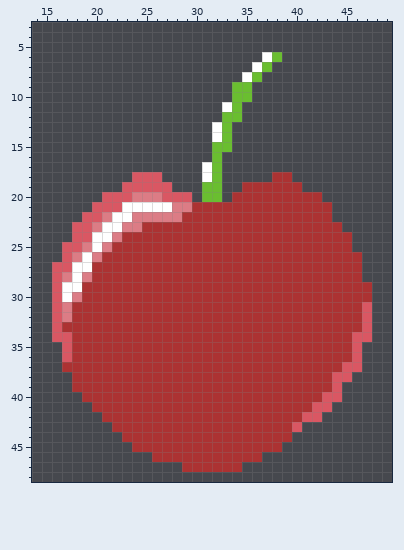
Pixel-art sprite: Assets/Sprites/AppleSprite - DigDig01.png. That is the earlier state.
The file is 64x64 pixels. Shown: x 14..49, y 3..48.
Now the later version:
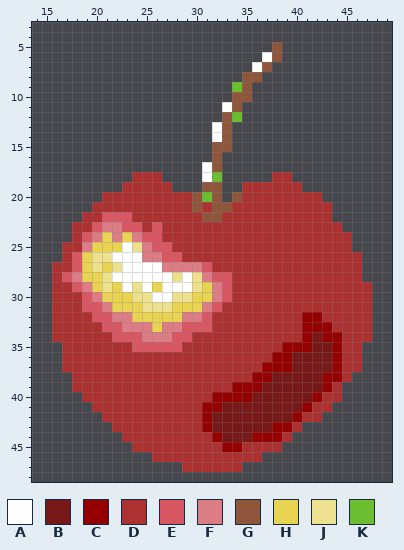
Palette (. is transparent): A #ffffff  B #771919  C #950000  D #ac3232  E #d95763  F #dc7c85  G #8f563b  H #e9d352  J #ede08f  K #6abe30
Commit: finare äpple
The edit:
y 5: x 38 . -> G
y 6: x 38 K -> G
y 7: x 37 K -> G
y 8: x 35..36 AK -> GG
y 9: x 35 K -> G
y 10: x 34..35 KK -> GG
y 11: x 34 K -> G
y 12..14: x 33 K -> G
y 15: x 32..33 KK -> GG
y 16..17: x 32 K -> G
y 18: x 24..26 EEE -> DDD
y 19: x 23..27 EEEEE -> DDDDD; x 31..32 KK -> GG
y 20: x 21..30 EEEFFFEEE. -> DDDDDDDDDG; x 32 K -> G; x 34 D -> G
y 21: x 20..30 EEEAAAAAFFD -> DDDDDDDDDDG; x 32..33 DD -> GG
y 22: x 19..28 EEFAAFFFFF -> DDEEEDDDDD; x 31..32 DD -> GG
y 23: x 18..24 EEFAAFF -> DDEFFEE; x 26 D -> E
y 24: x 18 E -> D; x 20..21 AA -> FH; x 23..26 DDDD -> HFEE
y 25: x 17..18 EE -> DD; x 20..27 AFDDDDDD -> HHHAJFEE
y 26: x 17..28 EFAFDDDDDDDD -> DEHJJAAAFFEE
y 27: x 16..31 EEAADDDDDDDDDDDD -> DDEHJHJAAAAFFFFE
y 28: x 16..33 EFAFDDDDDDDDDDDDDD -> DEFHHJAAAAAAJAJFEE
y 29: x 16..33 EAADDDDDDDDDDDDDDD -> DDEFHJHAJAHAAAJHFE
y 30: x 16..33 EAFDDDDDDDDDDDDDDD -> DDDEFHHHJJAAJJHHFE
y 31: x 16..17 EF -> DD; x 19..32 DDDDDDDDDDDDDD -> EEFHHHJJJHHHFE; x 47 E -> D
y 32: x 16..17 EF -> DD; x 20..31 DDDDDDDDDDDD -> EEFFHHHHHFFE; x 41..42 DD -> CC; x 47 E -> D
y 33: x 16 E -> D; x 21..31 DDDDDDDDDDD -> EEFFFHFFEEE; x 41..43 DDD -> CCC; x 47 E -> D
y 34: x 16..17 EE -> DD; x 22..29 DDDDDDDD -> EEEFFFEE; x 41..44 DDDD -> CBCC; x 46..47 EE -> DD
y 35: x 17 E -> D; x 24..28 DDDDD -> EEEEE; x 39..44 DDDDDD -> CCCBBC; x 46 E -> D
y 36: x 17 E -> D; x 38..44 DDDDDDD -> CCBBBBC; x 46 E -> D
y 37: x 37..46 DDDDDDDDEE -> CCCBBBBCDD
y 38: x 36..45 DDDDDDDDEE -> CCBBBBBCCD
y 39: x 34..44 DDDDDDDDDDE -> CCCBBBBBBCD
y 40: x 32..44 DDDDDDDDDDDEE -> CCCCBBBBBBCDD
y 41: x 31..43 DDDDDDDDDDDEE -> CCBBBBBBBBCDD
y 42: x 31..42 DDDDDDDDDDEE -> CBBBBBBBBCDD
y 43: x 31..40 DDDDDDDDDE -> CBBBBBBCCD
y 44: x 32..38 DDDDDDD -> CBBBCCC
y 45: x 33..34 DD -> CC
